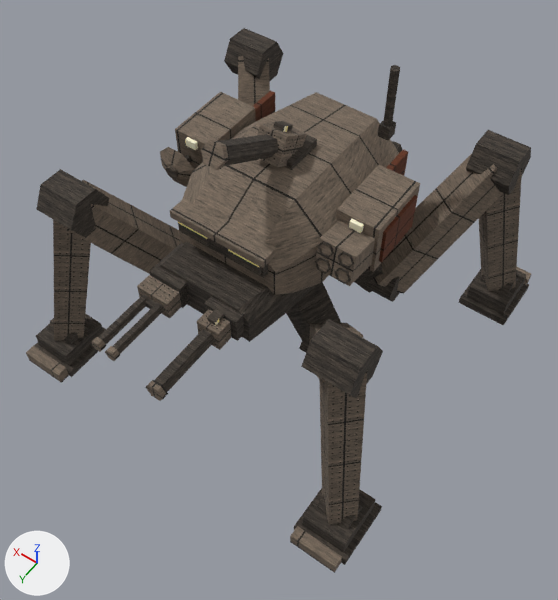
A saved change to the glTF model art/models/funnel_web.glb.
Camera for both pictures: a 50 mm lens placed at (-78.3, 114.6, 187.1), pointed at (-7.7, 15.7, 31.6). The axes (+X, +Y, +Z) are drawn at lower left. The lights are the same throughout. The older version comes first. Where no turn or scale is listed for an object, it has been applied to the vertices. Vertices at exactly the same position are counted once.
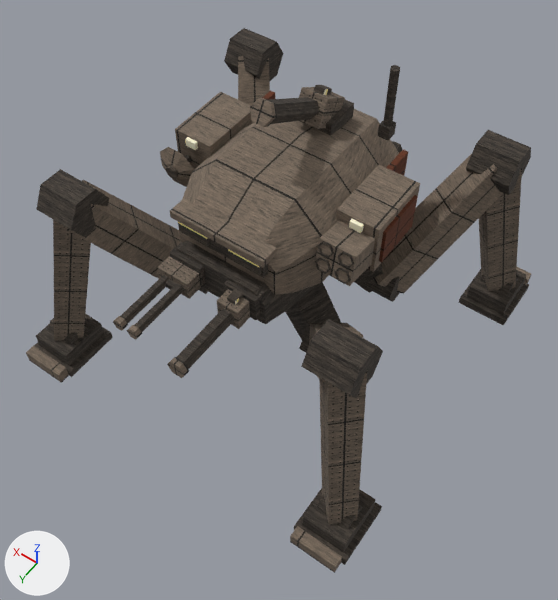
What the commit changed:
me_lower_hull is used by ob_lower_hull; location (0.0, 0.0, 0.0).
me_lower_hull had 24 vertices, 44 faces and spanned x -16.0..16.0, y -22.0..36.0, z 39.0..52.0.
me_lower_hull now has 24 vertices, 44 faces and spans x -16.0..16.0, y -22.0..30.0, z 39.0..52.0.
me_lower_hull part 1: all 12 vertices in x -15.0..15.0, y 24.0..36.0, z 40.0..52.0 are scaled about their middle by (1, 0.667, 1), then moved by (0.0, -4.0, 0.0).
me_top_mount is used by ob_top_mount; location (0.0, 0.0, 0.0).
me_top_mount had 8 vertices, 12 faces and spanned x -5.0..5.0, y -3.0..7.0, z 67.0..70.0.
me_top_mount now has 8 vertices, 12 faces and spans x -5.0..5.0, y -19.0..-9.0, z 66.0..70.0.
me_top_mount part 2: the whole mesh is scaled about its middle by (1, 1, 1.33), then moved by (0.0, -16.0, -0.5).
Object 'barrel' (ob_barrel) moves from (-8.0, 38.5, 47.5) to (-8.0, 31.5, 47.5).
Object 'muzzle' (ob_muzzle) moves from (-8.0, 38.5, 47.5) to (-8.0, 31.5, 47.5).
Object 'receiver' (ob_receiver) moves from (-8.0, 38.5, 47.5) to (-8.0, 31.5, 47.5).
Object 'sight' (ob_sight) moves from (-8.0, 38.5, 47.5) to (-8.0, 31.5, 47.5).
Object 'barrel.001' (ob_barrel_001) moves from (8.0, 38.5, 47.5) to (8.0, 31.5, 47.5).
Object 'barrel.002' (ob_barrel_002) moves from (8.0, 38.5, 47.5) to (8.0, 31.5, 47.5).
Object 'brace' (ob_brace) moves from (8.0, 38.5, 47.5) to (8.0, 31.5, 47.5).
Object 'muzzle.001' (ob_muzzle_001) moves from (8.0, 38.5, 47.5) to (8.0, 31.5, 47.5).
Object 'muzzle.002' (ob_muzzle_002) moves from (8.0, 38.5, 47.5) to (8.0, 31.5, 47.5).
Object 'receiver.001' (ob_receiver_001) moves from (8.0, 38.5, 47.5) to (8.0, 31.5, 47.5).
Object 'barrel.003' (ob_barrel_003) moves from (0.0, 4.0, 71.0) to (0.0, -12.0, 71.0).
Object 'muzzle.003' (ob_muzzle_003) moves from (0.0, 4.0, 71.0) to (0.0, -12.0, 71.0).
Object 'receiver.002' (ob_receiver_002) moves from (0.0, 4.0, 71.0) to (0.0, -12.0, 71.0).
Object 'sight.001' (ob_sight_001) moves from (0.0, 4.0, 71.0) to (0.0, -12.0, 71.0).

Location of each change, [x1, y1, x2, y2] in pixels of the pictures (558 x 600 px):
'lower_hull', reshaped: before [153, 242, 316, 342]; after [170, 241, 316, 324]
'barrel.003', moved: before [221, 134, 278, 166]; after [269, 97, 319, 124]
'receiver.001', moved: before [137, 274, 189, 318]; after [157, 256, 206, 299]
'receiver.002', moved: before [257, 122, 307, 167]; after [299, 87, 345, 129]
'barrel', moved: before [155, 329, 216, 392]; after [176, 308, 235, 369]
'receiver', moved: before [197, 308, 232, 350]; after [217, 288, 251, 329]
'muzzle.003', moved: before [201, 139, 230, 170]; after [250, 98, 277, 127]
'barrel.001', moved: before [112, 302, 165, 354]; after [135, 283, 185, 332]
'top_mount', moved, rescaled: before [285, 135, 317, 170]; after [300, 99, 354, 135]
'barrel.002', moved: before [99, 294, 149, 344]; after [120, 275, 169, 324]
'muzzle', moved: before [146, 380, 168, 401]; after [167, 357, 189, 378]
'sight', moved: before [207, 309, 224, 326]; after [227, 289, 243, 305]
'sight.001', moved: before [273, 121, 293, 132]; after [314, 85, 332, 95]
'muzzle.002', moved: before [91, 337, 106, 352]; after [113, 316, 128, 331]
'muzzle.001', moved: before [105, 346, 120, 361]; after [127, 325, 142, 340]
'brace', moved: before [145, 298, 156, 309]; after [165, 279, 177, 290]
